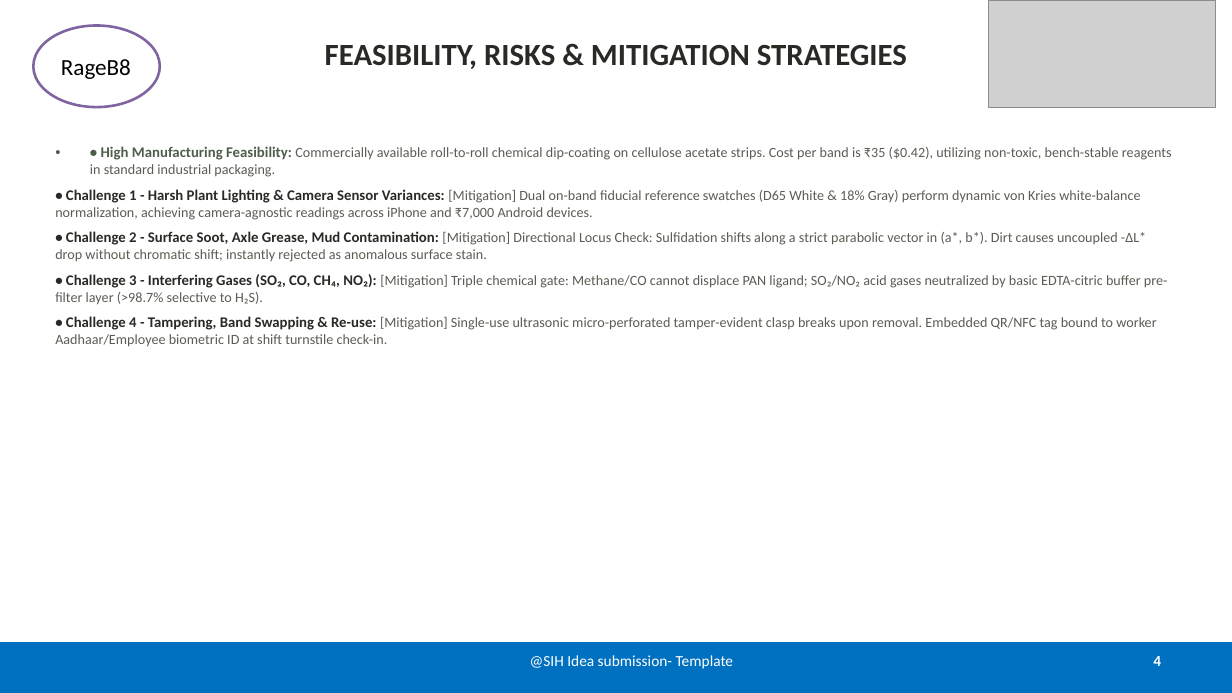
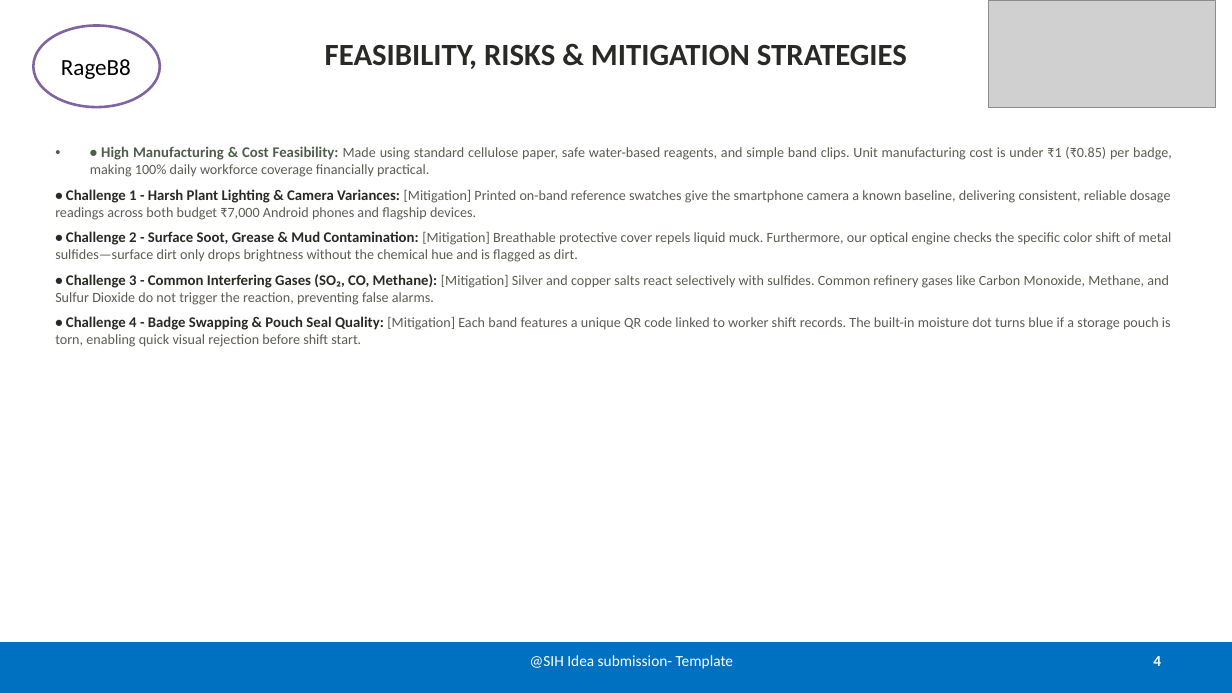
Before and after one commit to Reya-Doshi/118, a slide deck: slide 4 of RageB8_SIH_2026_Submission.pptx. Drawn at 1232x693 pixels with LibreOffice and Linux fonts; fonts in the diff are those of the drawing; grey boxes stand for pictures. Boxes give left, top, right and bottom in pixels: in the first picture for what was removed or moved away, otherwise in the second. Text is boxed around its words. In the diff, an @@ line names an element or a change of style, - is before the commit and + after.

```diff
--- a/RageB8_SIH_2026_Submission.pptx
+++ b/RageB8_SIH_2026_Submission.pptx
@@ text at box(55, 146, 1172, 347): text changed @@
-• • High Manufacturing Feasibility: Commercially available roll-to-roll chemical dip-coating on cellulose acetate strips. Cost per band is ₹35 ($0.42), utilizing non-toxic, bench-stable reagents in standard industrial packaging.
-• Challenge 1 - Harsh Plant Lighting & Camera Sensor Variances: [Mitigation] Dual on-band fiducial reference swatches (D65 White & 18% Gray) perform dynamic von Kries white-balance normalization, achieving camera-agnostic readings across iPhone and ₹7,000 Android devices.
-• Challenge 2 - Surface Soot, Axle Grease, Mud Contamination: [Mitigation] Directional Locus Check: Sulfidation shifts along a strict parabolic vector in (a*, b*). Dirt causes uncoupled -ΔL* drop without chromatic shift; instantly rejected as anomalous surface stain.
-• Challenge 3 - Interfering Gases (SO₂, CO, CH₄, NO₂): [Mitigation] Triple chemical gate: Methane/CO cannot displace PAN ligand; SO₂/NO₂ acid gases neutralized by basic EDTA-citric buffer pre-filter layer (>98.7% selective to H₂S).
-• Challenge 4 - Tampering, Band Swapping & Re-use: [Mitigation] Single-use ultrasonic micro-perforated tamper-evident clasp breaks upon removal. Embedded QR/NFC tag bound to worker Aadhaar/Employee biometric ID at shift turnstile check-in.
+• • High Manufacturing & Cost Feasibility: Made using standard cellulose paper, safe water-based reagents, and simple band clips. Unit manufacturing cost is under ₹1 (₹0.85) per badge, making 100% daily workforce coverage financially practical.
+• Challenge 1 - Harsh Plant Lighting & Camera Variances: [Mitigation] Printed on-band reference swatches give the smartphone camera a known baseline, delivering consistent, reliable dosage readings across both budget ₹7,000 Android phones and flagship devices.
+• Challenge 2 - Surface Soot, Grease & Mud Contamination: [Mitigation] Breathable protective cover repels liquid muck. Furthermore, our optical engine checks the specific color shift of metal sulfides—surface dirt only drops brightness without the chemical hue and is flagged as dirt.
+• Challenge 3 - Common Interfering Gases (SO₂, CO, Methane): [Mitigation] Silver and copper salts react selectively with sulfides. Common refinery gases like Carbon Monoxide, Methane, and Sulfur Dioxide do not trigger the reaction, preventing false alarms.
+• Challenge 4 - Badge Swapping & Pouch Seal Quality: [Mitigation] Each band features a unique QR code linked to worker shift records. The built-in moisture dot turns blue if a storage pouch is torn, enabling quick visual rejection before shift start.
```
Also in this commit, not shown: 4 other slides changed, 2 other files.
